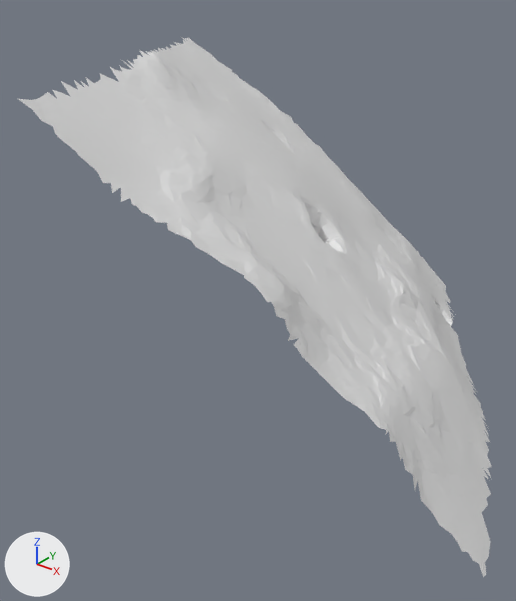
Two versions of the glTF model moon small_tiles/tile_062.glb, one commit apart.
Before and after are seen from a 50 mm lens placed at (21.7, 3.8, 22.94), pointed at (17.32, 9.28, 19.54). Arrows for +X, +Y and +Z are at lower left; the lights stay in place. The picture after the commit comes second. Vertices at exactly the same position are counted once.

In view in the first picture: 't62'.
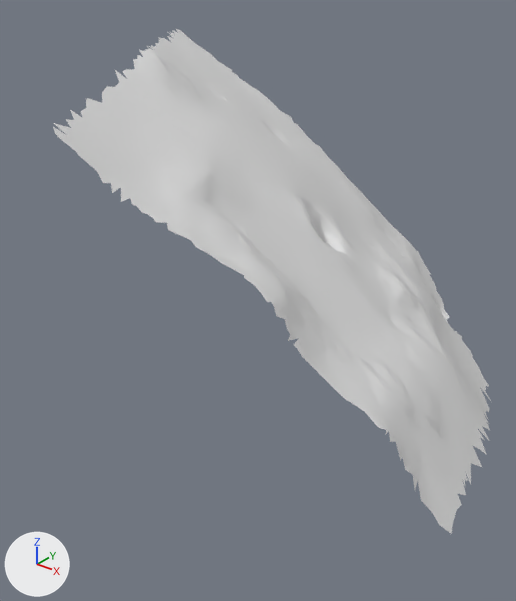
Location of each change, [x1, y1, x2, y2] in pixels of the pictures (516 x 601 px; the box of a moved part takes in the faces that stretch with it):
```json
{"object": "t62", "change": "reshaped", "before": [19, 36, 492, 577], "after": [53, 29, 491, 534], "on screen": "7% narrower, 7% shorter"}
{"part": 1, "of": "me_t62", "change": "cut back", "before": [19, 60, 135, 134], "after": [140, 29, 188, 56]}
{"part": 2, "of": "me_t62", "change": "moved or reshaped", "before": [421, 257, 492, 577], "after": [455, 331, 491, 430]}
```

Edits to the scene script, one JSON object a line:
```json
{"block": "me_t62", "where": "# used by ob_t62; location = (0.0, 0.0, 0.0)"}
{"op": "remove", "block": "me_t62", "code": "me_t62.from_pydata(...)  # 3054 vertices, 5847 faces; spans x 14.91..20.52, y 6.78..12.99, z 18.4..22.1"}
{"op": "add", "block": "me_t62", "code": "me_t62.from_pydata(...)  # 3036 vertices, 5837 faces; spans x 14.81..20.24, y 6.88..12.81, z 18.06..22.1"}
{"block": "me_t62", "change": "me_t62 part 1"}
{"block": "me_t62", "change": "32 vertices are removed from x 16.34..17.31, y 6.78..8.51, z 21.87..22.06"}
{"block": "me_t62", "change": "54 faces are deleted"}
{"block": "me_t62", "change": "43 vertices are added at x 14.81..16.16, y 8.94..10.83, z 22.0..22.1"}
{"block": "me_t62", "change": "87 new faces join them"}
{"block": "me_t62", "change": "me_t62 part 2"}
{"block": "me_t62", "change": "79 vertices are removed from x 17.54..20.52, y 8.02..12.99, z 18.4..18.95"}
{"block": "me_t62", "change": "146 faces are deleted"}
{"block": "me_t62", "change": "50 vertices are added at x 18.49..19.73, y 10.17..12.0, z 18.06..18.48"}
{"block": "me_t62", "change": "103 new faces join them"}
```
